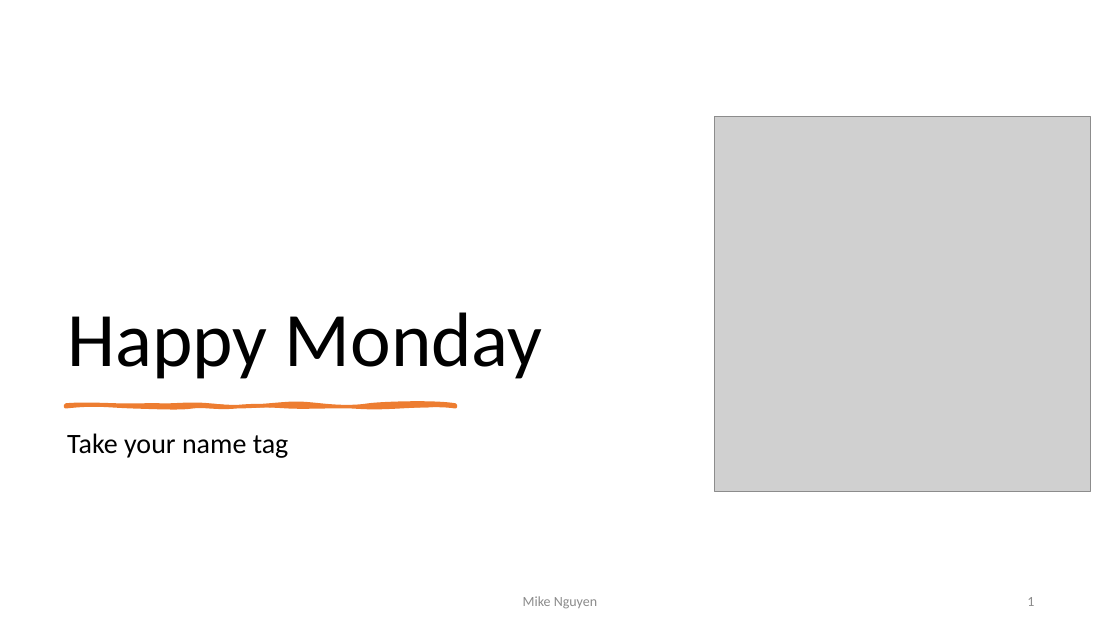
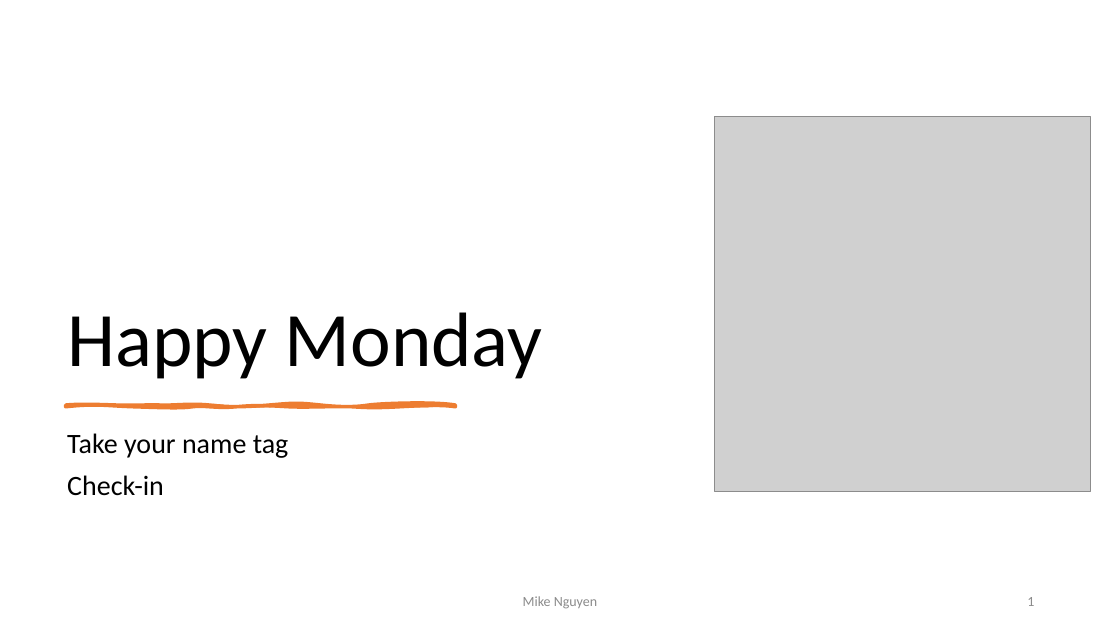
Before and after one commit to mikenguyen13/mar4050_S22, a slide deck: slide 1 of lectures/6/1_Designing the Data Collection Form for Communication Data.pptx. Drawn at 1120x630 pixels with LibreOffice and Linux fonts; fonts in the diff are those of the drawing; grey boxes stand for pictures. Boxes give left, top, right and bottom in pixels: in the first picture for what was removed or moved away, otherwise in the second. Text is boxed around its words. In the diff, an @@ line names an element or a change of style, - is before the commit and + after.

```diff
--- a/lectures/6/1_Designing the Data Collection Form for Communication Data.pptx
+++ b/lectures/6/1_Designing the Data Collection Form for Communication Data.pptx
@@ subtitle at <box>67,475,164,496</box>: paragraph added @@
+Check-in
```
Also in this commit, not shown: 7 other slides changed, 1 other file.
